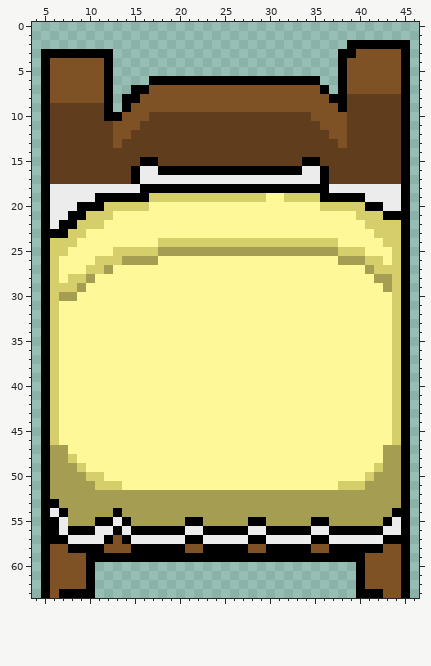
Two states of a pixel-art sprite, sprites/bed_spr/af4bfd1d-05b2-4e39-a01b-a1ddc326fd37.png. Above, as it was before the edit.
The file is 64x64 pixels. Shown: x 4..46, y 0..63.
After:
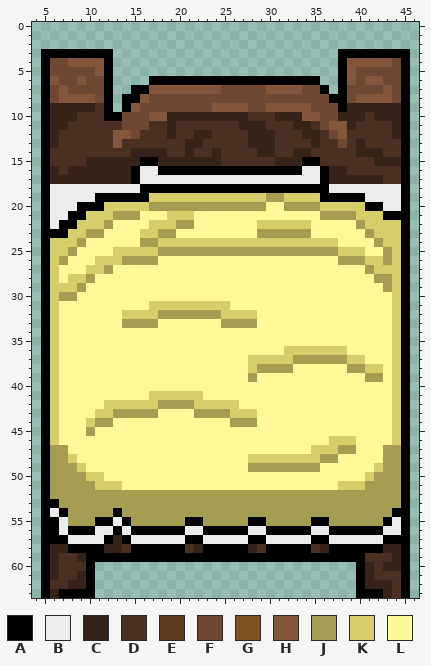
Palette (. is transparent): A #000000  B #ececec  C #352319  D #493022  E #603d1c  F #6e4833  G #7f5226  H #84573d  J #a59d52  K #d6cd6b  L #fff899
The edit:
Changed rows in their new state; - is an unchanged pixel.
first column x 6:
 2 ---------------------------------.......
 3 ----------------------------------AAAAA-
 4 FFHHHH---------------------------HHHHHF-
 5 FFFFFH---------------------------HFFFFF-
 6 HFFHFF---------------------------HFHHFF-
 7 FHFFFF-----HHHHHHHHFFFFFHHHHFF---FFFFHF-
 8 FHHHHF----HFFFFFFFFFFFFFFFFFFFF--FHHHHF-
 9 CCCCCD---HFFFFFFFFHHHHFFHHHHHFFF-CCCCCC-
10 CCCDDD--FFFHHCCCCCCCCCDDDCCCHHFFCCCDCCC-
11 CCDDDDDDFFFDDCDDDDDDDCCCDDDCCDFHHCDDDDC-
12 CDDDDDDHHFDDDCDDCCDDDDCCCDDDCCDFHDDDDDC-
13 CDDDDDDHDDDDDDDCCDDDDDCCCDDDDCDDFDCDDDD-
14 DDDDDDDDDCCCCDDCDDCDDDDCCDDCCDDDDDCCCDD-
15 DDDDCCCCCC--CCCCCCCDDDDDDCCC--DDDDDDCCC-
16 CDCCCCCCC----------------------CCDDDDDD-
17 CCCCCCCCC----------------------CCCCCCDD-
19 ------------------------JJ--------------
20 -----------JJJJJJJJJJJJJ--JJJJ----------
21 -------JJJ---KKK--------------JJJJ------
22 ------J----KKKJJ-------KKKKKK-----J-----
23 ----JJ----KKJJ---------JJJJJJ------J----
24 ---J------JJ------------------------J---
25 --J----------------------------------J--
26 -J-----------------------------------J--
first column x 10:
31 -------KKKKKKKKK-----------------
32 ----KKKKJJJJJJJKKKK--------------
33 ----JJJJ-------JJJJ--------------
36 ----------------------KKKKKKK----
37 ------------------KKKKKJJJJJJKK--
38 ------------------KJJJJ------JJKK
39 ------------------J------------JJ
41 -------KKKKKK--------------------
42 --KKKKKKJJJJKKKKK----------------
43 -KKJJJJJ----JJJJKKK--------------
44 KJJ-------------JJJ--------------
45 J--------------------------------
46 ---------------------------KKK---
47 -------------------------KKKJJ---
48 ------------------KKKKKKKKJJ-----
49 ------------------JJJJJJJJ-------
first column x 6:
57 -------C-------------------------------
58 CC----CCD------DC-----CD-----DC------CC
59 CDDC-------------------------------DDDC
60 CDDD-------------------------------CDCC
61 CDDC-------------------------------CDDD
62 DDCC-------------------------------CCCD
63 C------------------------------------CD
